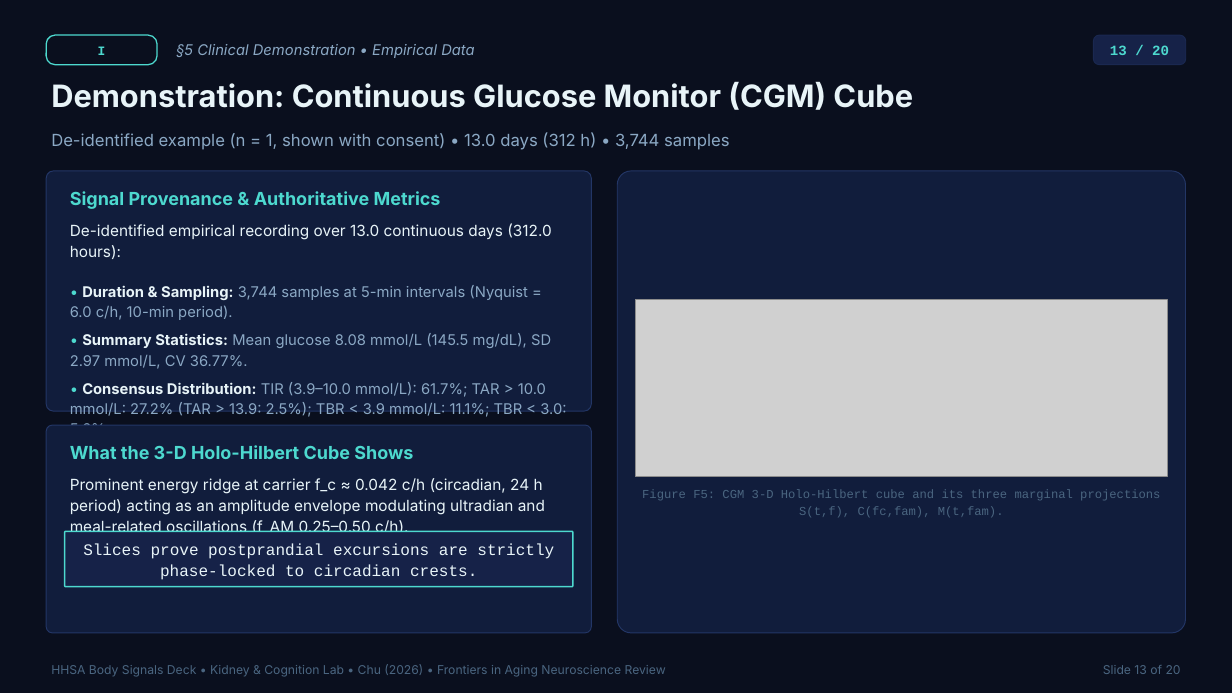
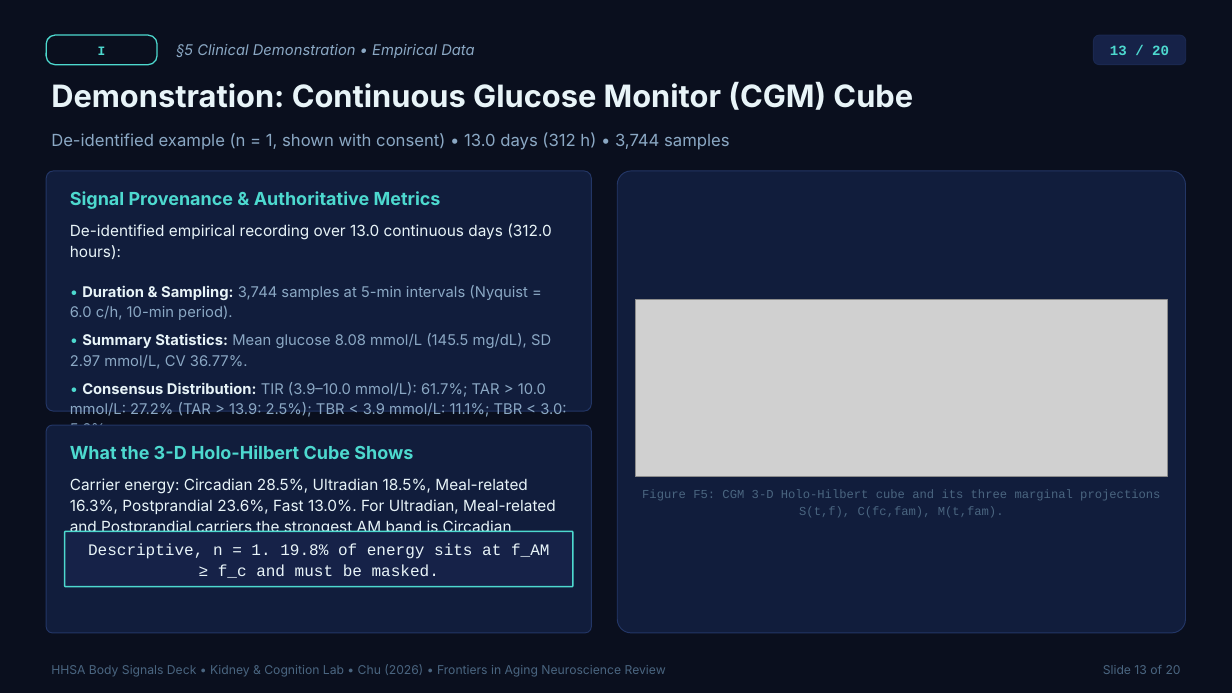
Before and after one commit to ckt520728/kidney-cognition-lab, a slide deck: slide 13 of slides/hhsa-body-signals-deck.pptx. Drawn at 1232x693 pixels with LibreOffice and Linux fonts; fonts in the diff are those of the drawing; grey boxes stand for pictures. Boxes give left, top, right and bottom in pixels: in the first picture for what was removed or moved away, otherwise in the second. Text is boxed around its words. In the diff, an @@ line names an element or a change of style, - is before the commit and + after.

```diff
--- a/slides/hhsa-body-signals-deck.pptx
+++ b/slides/hhsa-body-signals-deck.pptx
@@ text at [70,478,556,558]: text changed @@
-Prominent energy ridge at carrier f_c ≈ 0.042 c/h (circadian, 24 h period) acting as an amplitude envelope modulating ultradian and meal-related oscillations (f_AM 0.25–0.50 c/h).
+Carrier energy: Circadian 28.5%, Ultradian 18.5%, Meal-related 16.3%, Postprandial 23.6%, Fast 13.0%. For Ultradian, Meal-related and Postprandial carriers the strongest AM band is Circadian (72.9%, 49.0%, 33.7%).
@@ text in rounded rectangle at [88,543,549,578]: text changed @@
-Slices prove postprandial excursions are strictly phase-locked to circadian crests.
+Descriptive, n = 1. 19.8% of energy sits at f_AM ≥ f_c and must be masked.
```
Also in this commit, not shown: 2 other slides changed, 28 other files.
